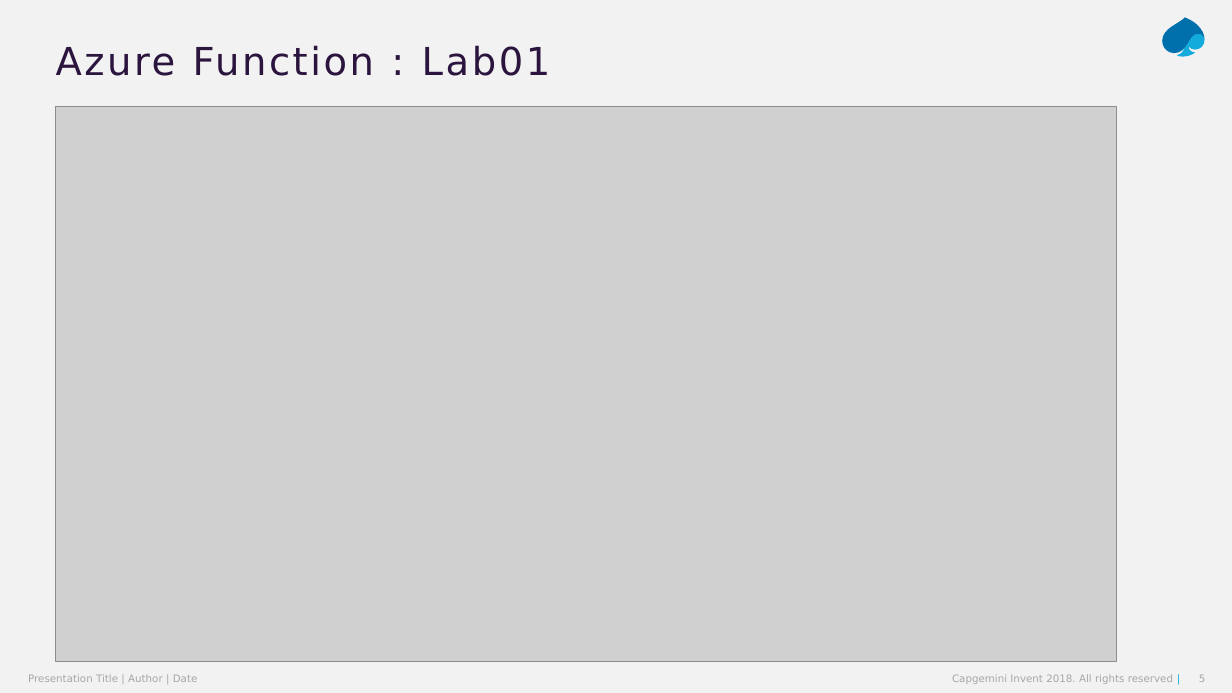
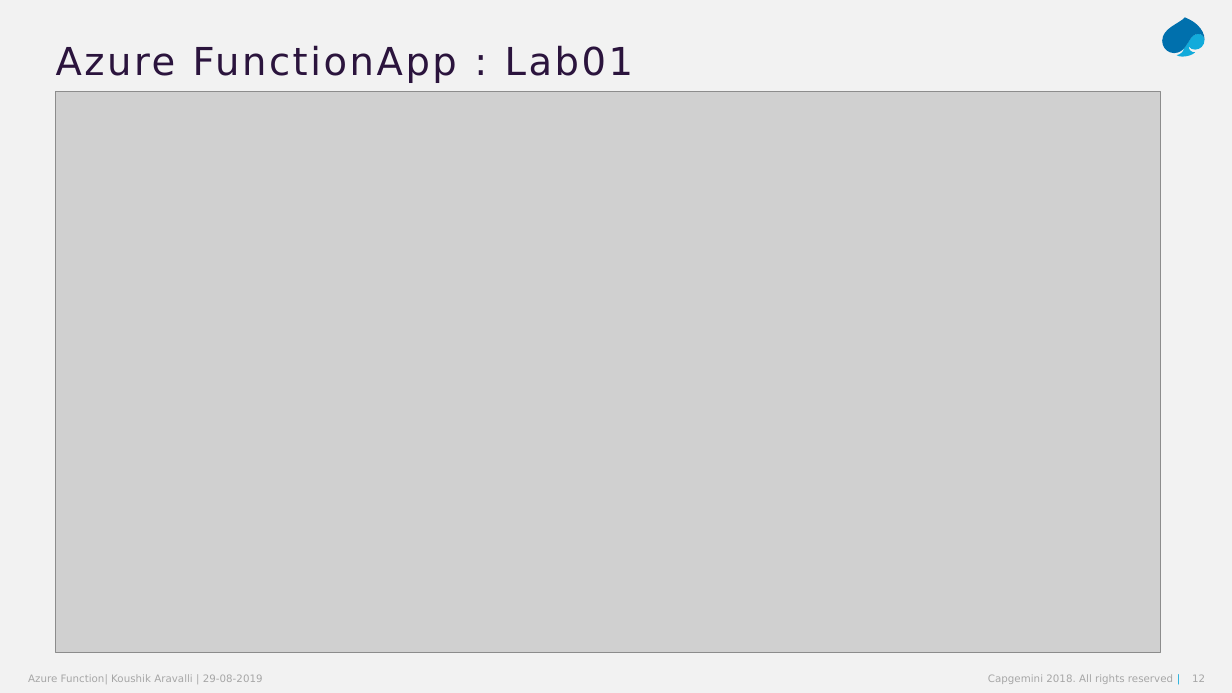
Before and after one commit to koushik-aravalli/az-function-lab, a slide deck: slide 12 of Azure-Function-203.pptx (slide 5 before the commit). Drawn at 1232x693 pixels with LibreOffice and Linux fonts; fonts in the diff are those of the drawing; grey boxes stand for pictures. Boxes give left, top, right and bottom in pixels: in the first picture for what was removed or moved away, otherwise in the second. Text is boxed around its words. In the diff, an @@ line names an element or a change of style, - is before the commit and + after.

```diff
--- a/Azure-Function-203.pptx
+++ b/Azure-Function-203.pptx
@@ title at box(56, 45, 634, 83): text changed @@
-Azure Function : Lab01
+Azure FunctionApp : Lab01
@@ picture: place and size @@
-picture at box(55, 106, 1116, 662)
+picture at box(55, 91, 1160, 653)
@@ text at box(28, 674, 263, 684): text changed @@
-Presentation Title | Author | Date
+Azure Function| Koushik Aravalli | 29-08-2019
@@ text at box(988, 674, 1173, 684): text changed @@
-Capgemini Invent 2018. All rights reserved |
+Capgemini 2018. All rights reserved |
@@ page number at box(1192, 674, 1205, 682): text changed @@
-5
+12
```
Also in this commit, not shown: 4 other slides changed, 10 slides added, 1 slide removed, 3 other files.
